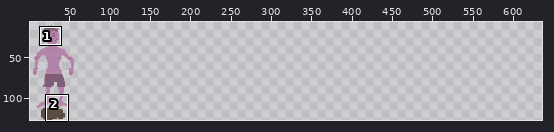
Edited in one commit: sprite sheet (assets/art/dead_body-Sheet.png). The picture above shows the old version from afar; the outline marks the close-up.
Close-up. Old version:
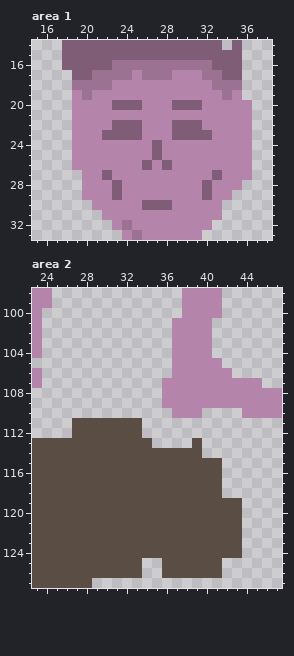
The file is 64x128 pixels. Shown: area 1: x 15..38, y 14..33; area 2: x 23..47, y 98..127. The old version is drawn lined up with the new one, on the new canvas. The wide view leaves out empty margins. The commit also changed other parts of the picture, which this record leaves out.
The result:
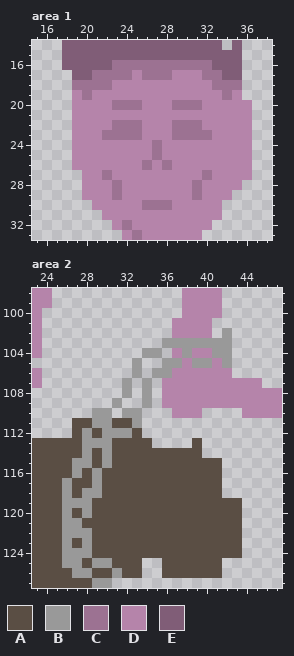
Palette (. is transparent): A #5a4e44  B #999999  C #9c7292  D #b584aa  E #805d77
Diff:
canvas 64x128 -> 640x128
--- area 1
@@ x 20..35 @@
 19 CDDDDDDDDDDDDDCD
-20 DDDEEEDDDEEEDDDD
+20 DDDCCCDDDCCCDDDD
 21 DDDDDDDDDDDDDDDD
-22 DDDEEEDDDEEEDDDD
-23 DDEEEEDDDEEEEDDD
-24 DDDDDDDEDDDDDDDD
-25 DDDDDDDEDDDDDDDD
-26 DDDDDDEDEDDDDDDD
-27 DDEDDDDDDDDDDEDD
-28 DDDEDDDDDDDDEDDD
-29 DDDEDDDDDDDDEDD.
-30 .DDDDDEEEDDDDD..
+22 DDDCCCDDDCCCDDDD
+23 DDCCCCDDDCCCCDDD
+24 DDDDDDDCDDDDDDDD
+25 DDDDDDDCDDDDDDDD
+26 DDDDDDCDCDDDDDDD
+27 DDCDDDDDDDDDCDDD
+28 DDDCDDDDDDDCDDDD
+29 DDDCDDDDDDDCDDD.
+30 .DDDDDCCCDDDDD..
 31 ..DDDDDDDDDDDD..
--- area 2
@@ x 23..47 @@
 101 D.............DDDD.......
-102 D.............DDDD.......
-103 D.............DDDD.......
-104 D.............DDDD.......
-105 ..............DDDDD......
-106 D.............DDDDDD.....
-107 D............DDDDDDDDDD..
-108 .............DDDDDDDDDDDD
-109 .............DDDDDDDDDDDD
-110 ..............DDD....DDDD
-111 ....AAAAAAA..............
-112 ....AAAAAAA..............
-113 AAAAAAAAAAAA....A........
-114 AAAAAAAAAAAAAAAAA........
-115 AAAAAAAAAAAAAAAAAAA......
-116 AAAAAAAAAAAAAAAAAAA......
-117 AAAAAAAAAAAAAAAAAAA......
-118 AAAAAAAAAAAAAAAAAAA......
-119 AAAAAAAAAAAAAAAAAAAAA....
-120 AAAAAAAAAAAAAAAAAAAAA....
-121 AAAAAAAAAAAAAAAAAAAAA....
-122 AAAAAAAAAAAAAAAAAAAAA....
-123 AAAAAAAAAAAAAAAAAAAAA....
-124 AAAAAAAAAAAAAAAAAAAAA....
-125 AAAAAAAAAAA..AAAAAA......
-126 AAAAAAAAAAA..AAAAAA......
-127 AAAAAA...................
+102 D.............DDDD.B.....
+103 D............BBBBBBB.....
+104 D..........BB.DBDDBB.....
+105 ..........B..BBDBBDB.....
+106 D.........B.BBDDDDDD.....
+107 D........B.B.DDDDDDDDDD..
+108 .........B.B.DDDDDDDDDDDD
+109 ........B..B.DDDDDDDDDDDD
+110 ......BB.BB...DDD....DDDD
+111 ....AABBAAB..............
+112 ....ABABBBA..............
+113 AAAAABBBAAAA....A........
+114 AAAAABABAAAAAAAAA........
+115 AAAABBABAAAAAAAAAAA......
+116 AAAABABAAAAAAAAAAAA......
+117 AAABAABAAAAAAAAAAAA......
+118 AAABABBAAAAAAAAAAAA......
+119 AAABBBAAAAAAAAAAAAAAA....
+120 AAABABAAAAAAAAAAAAAAA....
+121 AAABBAAAAAAAAAAAAAAAA....
+122 AAABBBAAAAAAAAAAAAAAA....
+123 AAABABAAAAAAAAAAAAAAA....
+124 AAABBBAAAAAAAAAAAAAAA....
+125 AAABBABBAAA..AAAAAA......
+126 AAAABBAABAA..AAAAAA......
+127 AAAAAABB.................
Where, in picture pixels (left, top, right, bottom), the same in both close-ups:
changed: (102, 100, 222, 210)
changed: (62, 328, 232, 588)
